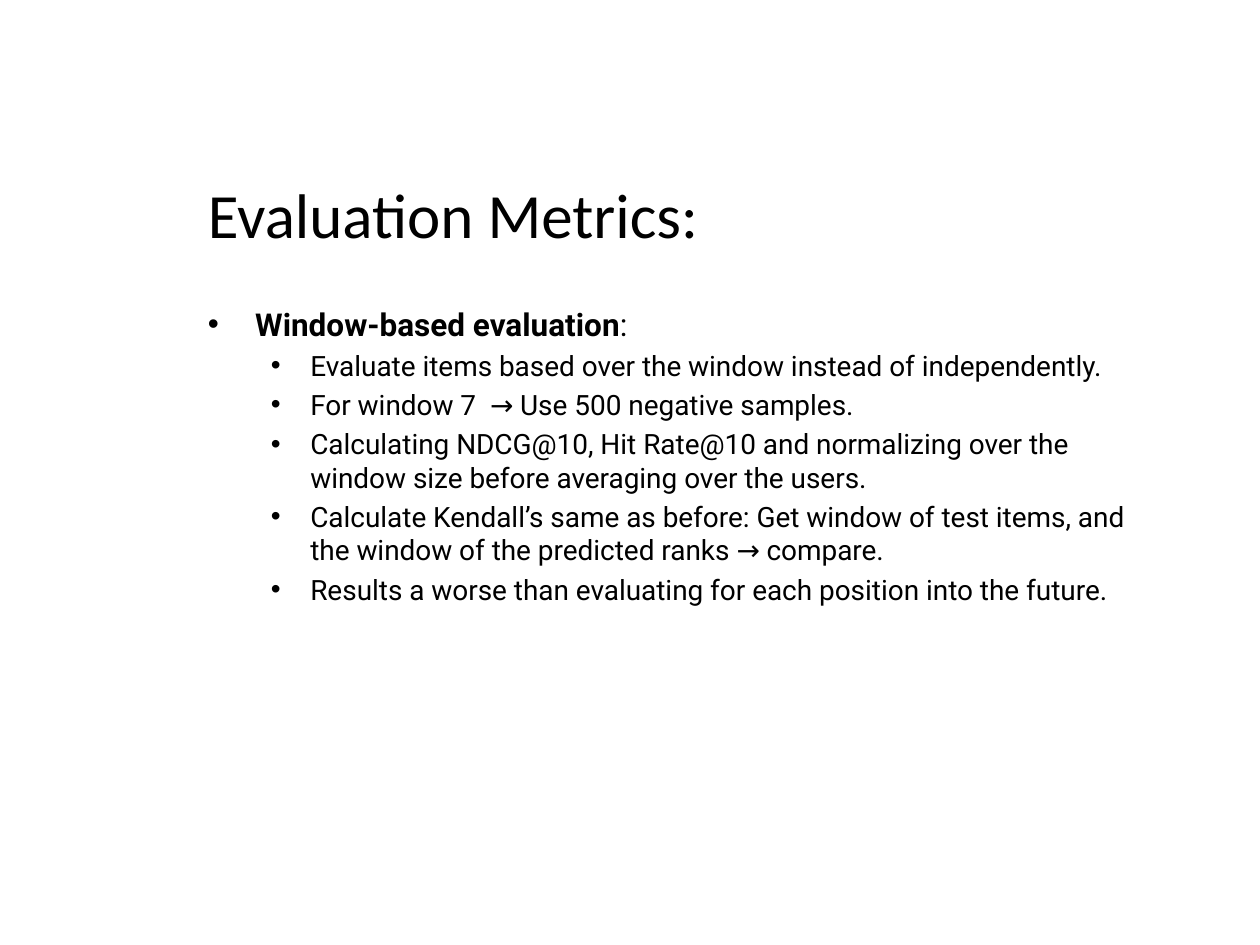
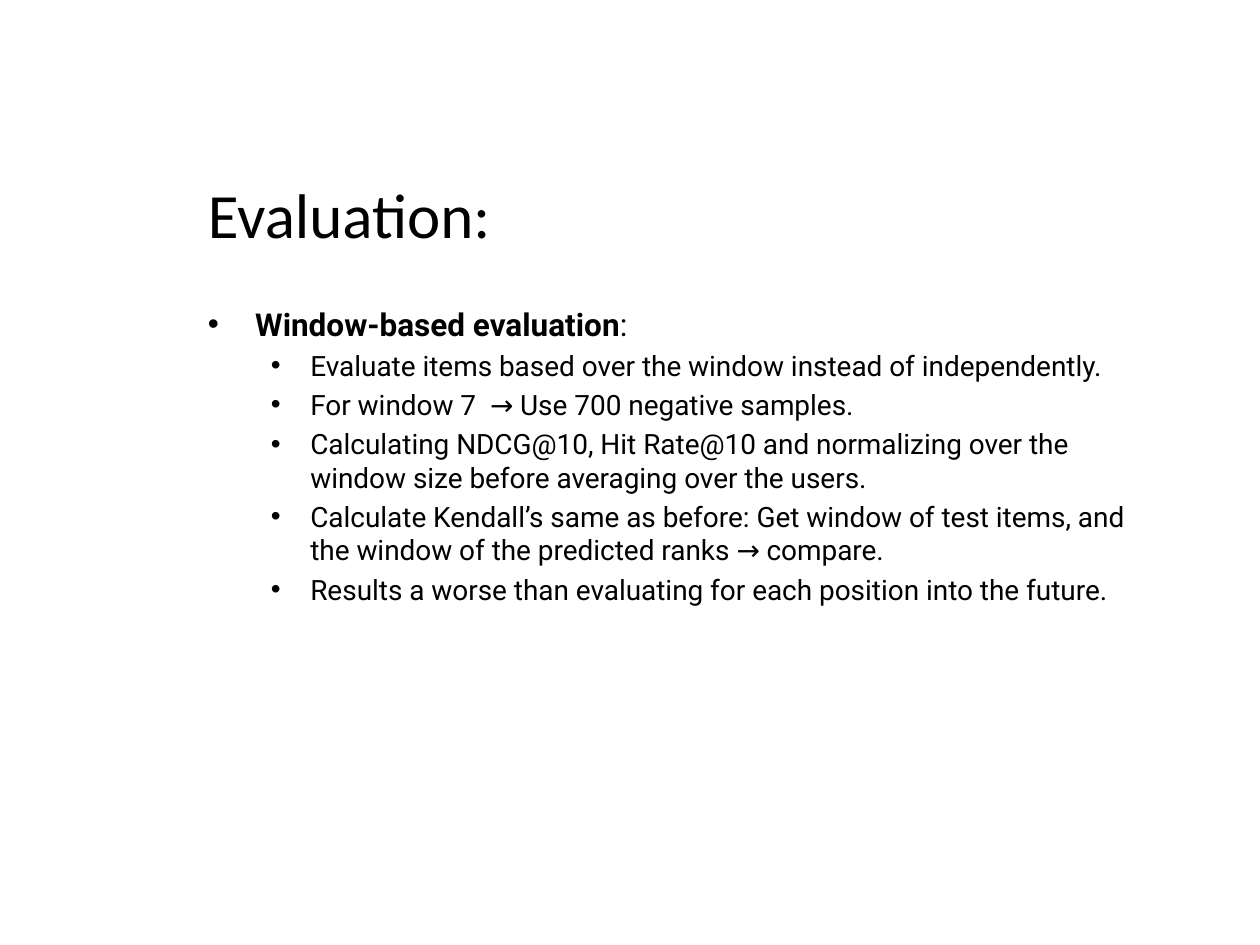
Before and after one commit to kyriakossk2000/MasterThesis, a slide deck: slide 2 of Progress/6 Project Progress.pptx. Drawn at 1260x945 pixels with LibreOffice and Linux fonts; fonts in the diff are those of the drawing; background and template pictures are left out. Boxes give left, top, right and bottom in pixels: in the first picture for what was removed or moved away, otherwise in the second. Text is boxed around its words. In the diff, an @@ line names an element or a change of style, - is before the commit and + after.

```diff
--- a/Progress/6 Project Progress.pptx
+++ b/Progress/6 Project Progress.pptx
@@ title at (208,194,490,239): text changed @@
-Evaluation Metrics:
+Evaluation:
@@ text at (310,394,853,421): text changed @@
-  • For window 7 → Use 500 negative samples.
+  • For window 7 → Use 700 negative samples.
```
Also in this commit, not shown: 1 other slide changed, 3 other files.
